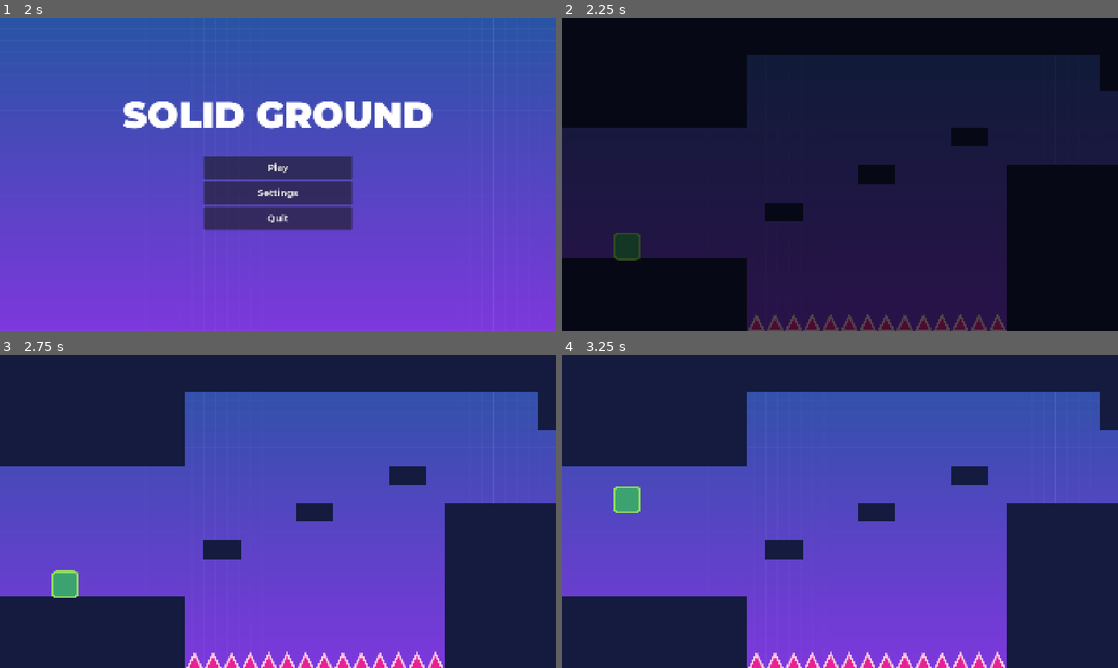
Above: before the commit, frames 1-4 (two rows, left to right).
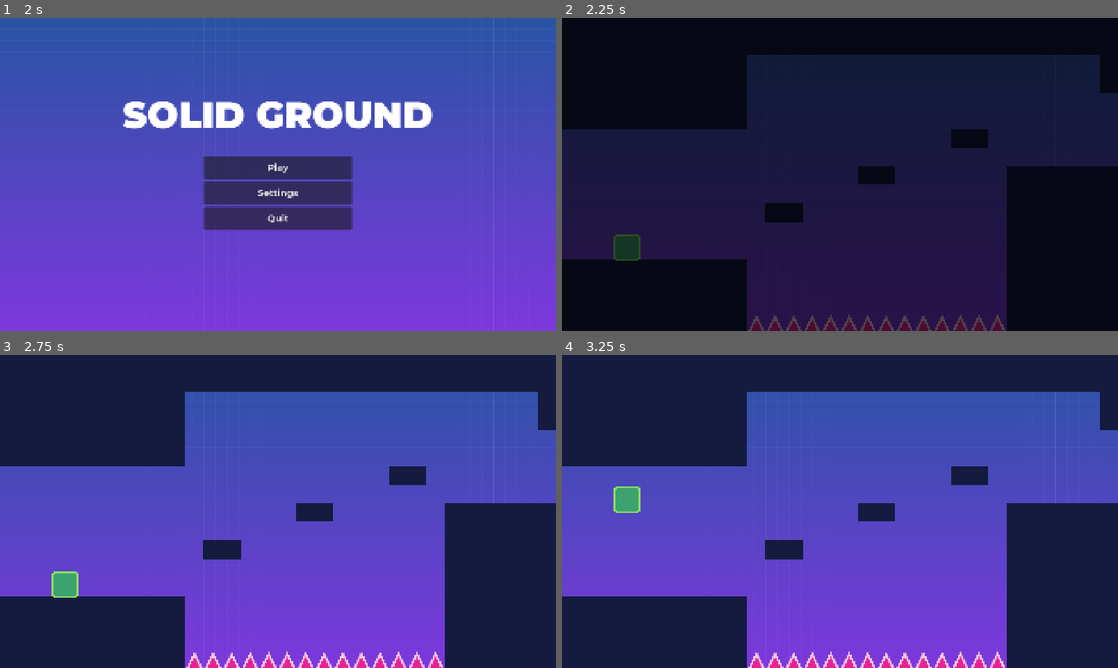
Above: after the commit, the same moments.

Repository: noor-shalaby/solid-ground
Game: Godot game, scene res://scenes/ui/main_menu.tscn
Same seed, same stepped clock (60 frames per second), same inputs: the game is played once before the commit and once after it. Sound files missing from this copy of the repository are replaced by a short silence.
Inputs (mouse positions are in pixels of both pictures, inside the frame that each line leads up to):
- Up to frame 1 (2 s): click "Settings" at 0.5 s; click "X" at 1.25 s
- Up to frame 2 (2.25 s): click "Play" at 2 s
- Up to frame 3 (2.75 s): no input
- Up to frame 4 (3.25 s): tap Enter (ui_accept) at 2.75 s; move the mouse to (867, 511) at 2.77 s; hold Up (ui_up) from 2.78 s (still down); tap W (jump) at 3.02 s

Frame 1 is identical in both runs. In frame 2, 1.0% of the frame differs, in the area x 0-100%, y 23-100%; in frame 3, less than 0.1%; in frame 4, less than 0.1%.

Commit message:
Fix: camera moves upwards a bit right after scene starts

Diff:
--- a/project.godot
+++ b/project.godot
@@ -19,6 +19,7 @@
 [autoload]
 
 AudioManager="*res://scenes/autoload/audio_manager.tscn"
+CamCtrl="*res://scenes/autoload/cam_ctrl.tscn"
 Constants="*res://scripts/autoload/constants.gd"
 EventBus="*res://scripts/autoload/event_bus.gd"
 SceneTransitioner="*res://scenes/autoload/scene_transitioner.tscn"
--- a/scenes/cam_ctrl.tscn
+++ b/scenes/autoload/cam_ctrl.tscn
@@ -1,6 +1,6 @@
 [gd_scene load_steps=2 format=3 uid="uid://c7ldfwwqickiy"]
 
-[ext_resource type="Script" uid="uid://bxte3isy8q5l3" path="res://scripts/cam_ctrl.gd" id="1_2su21"]
+[ext_resource type="Script" uid="uid://bxte3isy8q5l3" path="res://scripts/autoload/cam_ctrl.gd" id="1_2su21"]
 
 [node name="CamCtrl" type="Node2D"]
 script = ExtResource("1_2su21")
@@ -11,5 +11,4 @@
 limit_right = 1920
 limit_bottom = 1080
 limit_smoothed = true
-position_smoothing_enabled = true
 position_smoothing_speed = 8.0
--- a/scenes/game.tscn
+++ b/scenes/game.tscn
@@ -8,7 +8,7 @@
 [ext_resource type="PackedScene" uid="uid://0rqbsf1jd63k" path="res://scenes/objects/platform.tscn" id="5_iywne"]
 [ext_resource type="Texture2D" uid="uid://cfjihj3e4ih2o" path="res://assets/spike_tileset.svg" id="5_u5sy4"]
 [ext_resource type="PackedScene" uid="uid://53dba8egiepl" path="res://scenes/ui/pause_menu.tscn" id="8_gee14"]
-[ext_resource type="PackedScene" uid="uid://c7ldfwwqickiy" path="res://scenes/cam_ctrl.tscn" id="9_0tnpc"]
+[ext_resource type="PackedScene" uid="uid://c7ldfwwqickiy" path="res://scenes/autoload/cam_ctrl.tscn" id="9_0tnpc"]
 
 [sub_resource type="TileSetAtlasSource" id="TileSetAtlasSource_uwrxv"]
 texture = ExtResource("1_uwrxv")
--- a/scripts/cam_ctrl.gd
+++ b/scripts/autoload/cam_ctrl.gd
@@ -1,7 +1,7 @@
 extends Node2D
 
 
-@export var host: CharacterBody2D
+var host: CharacterBody2D
 
 
 var shake_intensity: float = 0.0
@@ -18,9 +18,10 @@
 @onready var cam: Camera2D = $Camera
 @onready var viewport_rect: Rect2 = get_viewport_rect()
 
+
 func _ready() -> void:
-	@warning_ignore("unsafe_property_access")
-	host.cam_ctrl = self
+	position = get_viewport().get_visible_rect().size / 2
+	disable()
 
 
 func _process(delta: float) -> void:
@@ -48,6 +49,14 @@
 		cam.offset = lerp(cam.offset, Vector2.ZERO, 10.5 * delta)
 
 
+func enable() -> void:
+	cam.enabled = true
+	cam.make_current()
+
+func disable() -> void:
+	cam.enabled = false
+
+
 func screenshake(intensity: int, dur: float) -> void:
 	if not Settings.screenshake:
 		return
--- a/scripts/autoload/scene_transitioner.gd
+++ b/scripts/autoload/scene_transitioner.gd
@@ -33,6 +33,11 @@
 	else:
 		scene_tree.reload_current_scene()
 
+	if scene_tree.current_scene is Control:
+		CamCtrl.disable()
+	else:
+		CamCtrl.enable()
+
 	await scene_root.child_entered_tree
 	fade_out()
 
--- a/scripts/player.gd
+++ b/scripts/player.gd
@@ -52,7 +52,7 @@
 
 
 func die() -> void:
-	cam_ctrl.screenshake(16, 0.08)
+	CamCtrl.screenshake(16, 0.08)
 	var dead_body: RigidBody2D = DEAD_BODY_SCENE.instantiate()
 	parent.call_deferred("add_child", dead_body)
 	dead_body.global_position = global_position
Renamed: scripts/cam_ctrl.gd.uid -> scripts/autoload/cam_ctrl.gd.uid
